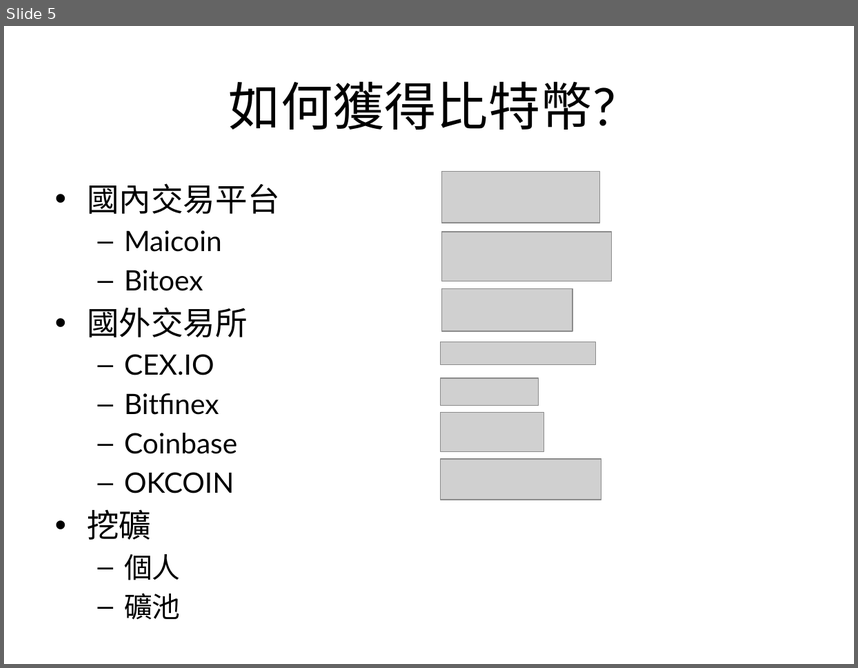
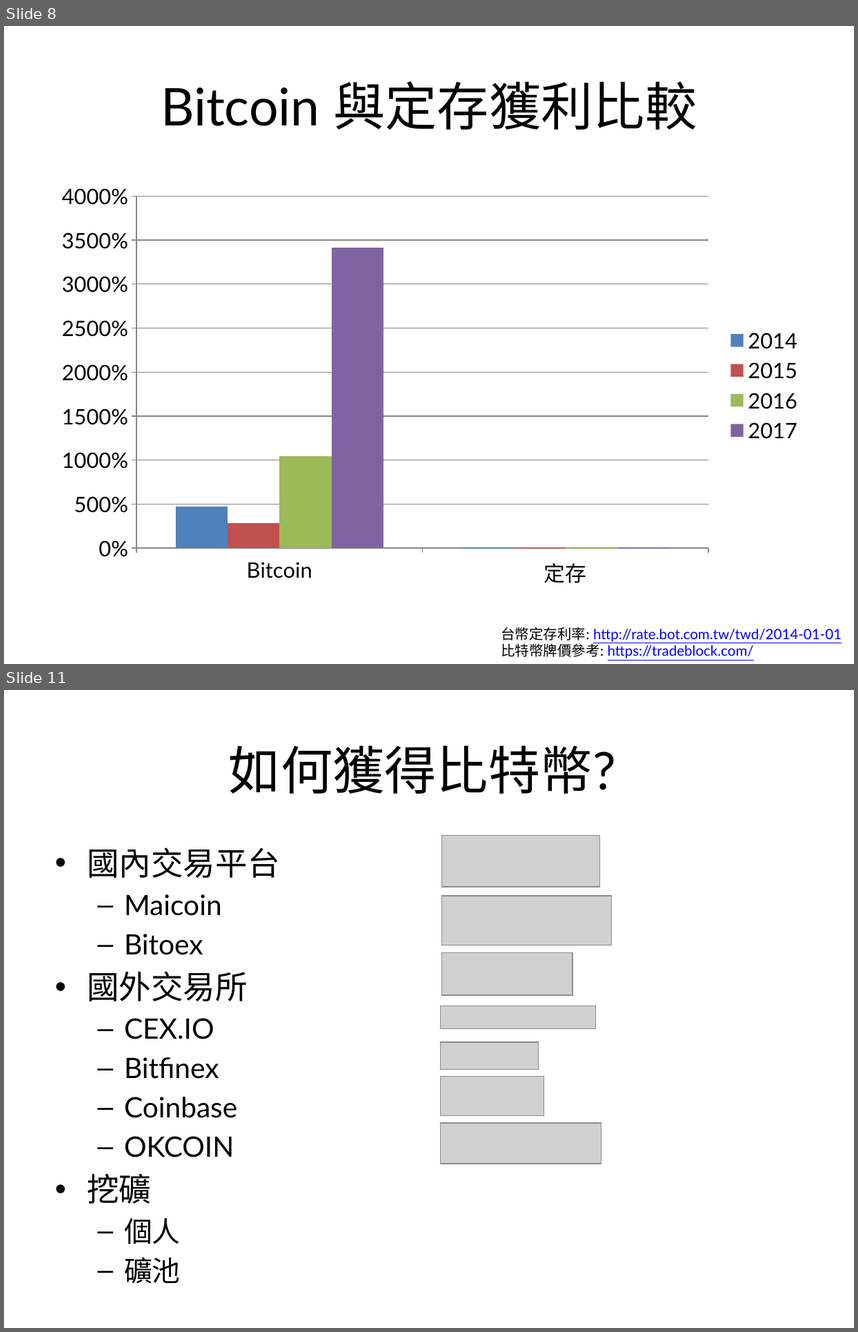
Before and after one commit to bailantaotao/bitcoin-speech, a slide deck: bitcoin.pptx. Shown one above the other, each under a label of ours: slide 5 before the commit, slides 8 and 11 after it; the slides between them are not shown. The pictures are 858x668 and 858x1332 pixels, drawn with LibreOffice and Linux fonts; fonts in the diff are those of the drawing; grey boxes stand for pictures. Boxes give left, top, right and bottom in pixels: in the first picture for what was removed or moved away, otherwise in the second. Text is boxed around its words. In the diff, an @@ line names an element or a change of style, - is before the commit and + after.

```diff
--- a/bitcoin.pptx
+++ b/bitcoin.pptx
@@ slide 8 added at (4, 26, 854, 664), background #FFFFFF @@
@@ title added at (161, 81, 697, 129), 44 pt, text #000000 @@
+Bitcoin 與定存獲利比較
@@ column chart added at (47, 175, 811, 595) @@
+categories: Bitcoin, 定存
+2014: 5, 0
+2015: 3, 0
+2016: 10, 0
+2017: 34, 0
@@ text added at (501, 626, 842, 658), 12 pt, text #0000FF, underline @@
+台幣定存利率: http://rate.bot.com.tw/twd/2014-01-01
+比特幣牌價參考: https://tradeblock.com/
@@ what was slide 5 is now slide 11 @@
```
Also in this commit, not shown: 4 slides changed, 13 other slides added, 4 slides removed.
